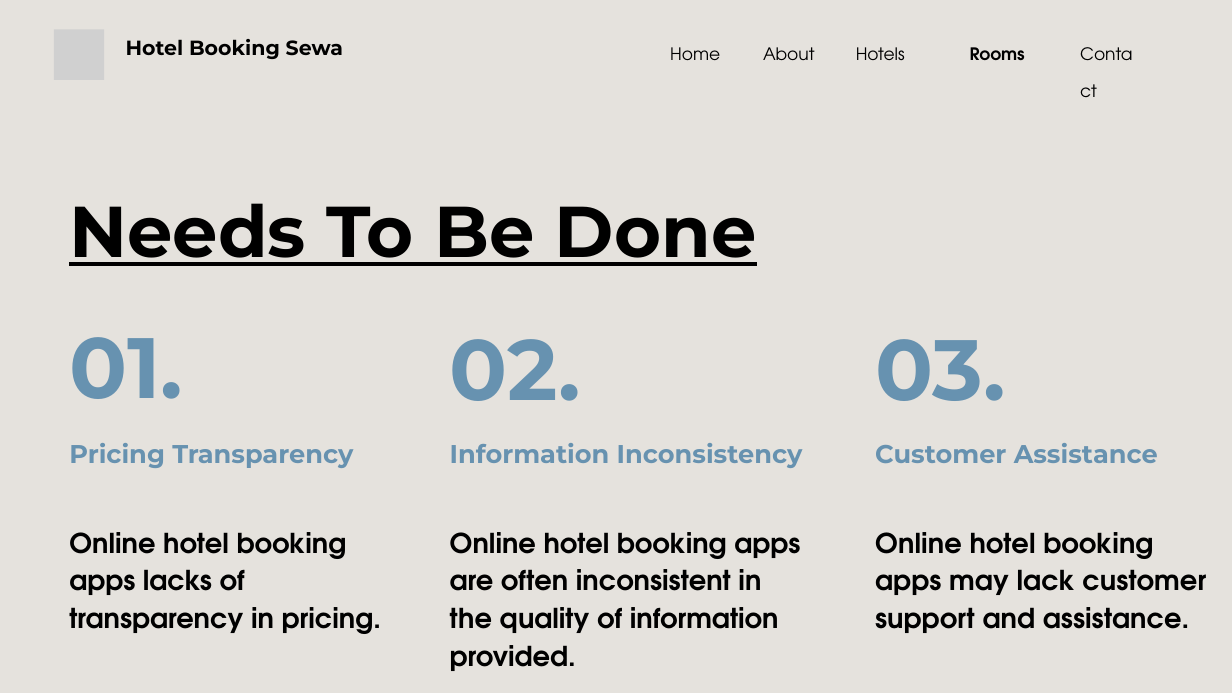
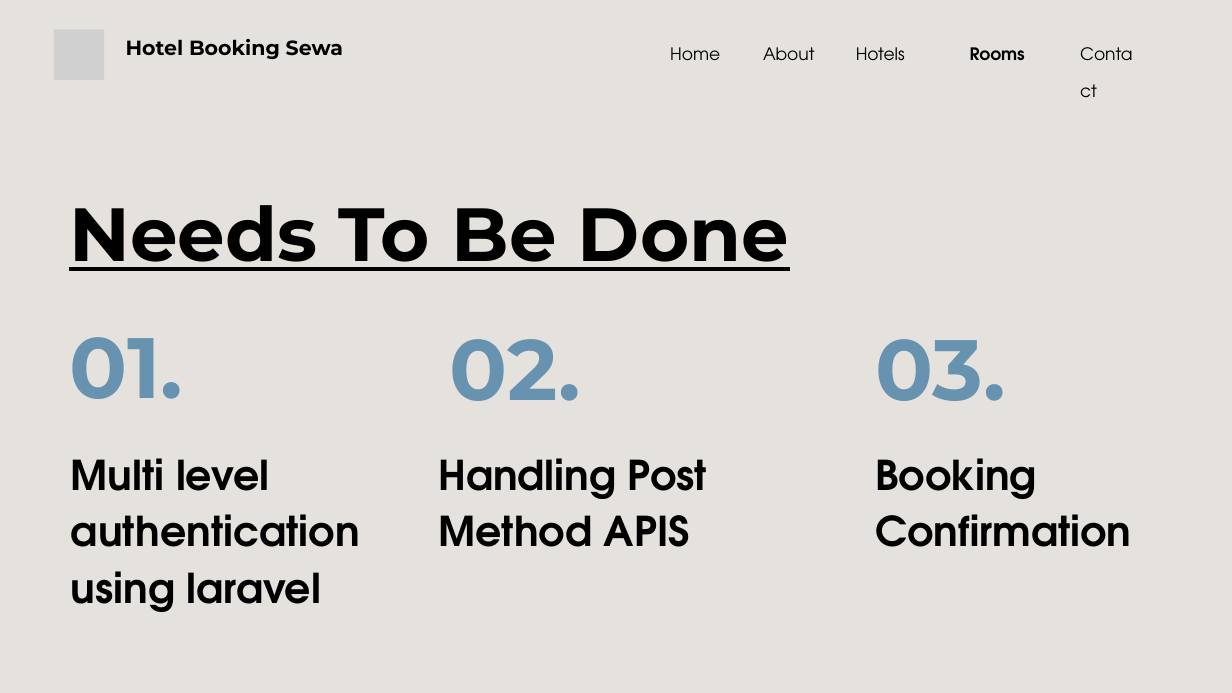
Before and after one commit to lgic-project/Hamro-booking-sewa-frontend, a slide deck: slide 4 of Documentation/Mid Term/MidTerm.Presentation.pptx. Drawn at 1232x693 pixels with LibreOffice and Linux fonts; fonts in the diff are those of the drawing; grey boxes stand for pictures. Boxes give left, top, right and bottom in pixels: in the first picture for what was removed or moved away, otherwise in the second. Text is boxed around its words. In the diff, an @@ line names an element or a change of style, - is before the commit and + after.

```diff
--- a/Documentation/Mid Term/MidTerm.Presentation.pptx
+++ b/Documentation/Mid Term/MidTerm.Presentation.pptx
@@ text "Needs To Be Done" at (69, 205, 789, 271): size 42 to 44 pt @@
@@ text removed at (69, 443, 353, 468) @@
-Pricing Transparency
@@ text removed at (450, 443, 803, 468) @@
-Information Inconsistency
@@ text removed at (875, 443, 1158, 463) @@
-Customer Assistance
@@ text at (71, 458, 360, 612): text changed; size 16 to 24 pt @@
-Online hotel booking apps lacks of transparency in pricing.
+Multi level authentication using laravel
@@ text at (438, 458, 707, 547): text changed; size 16 to 24 pt @@
-Online hotel booking apps are often inconsistent in the quality of information provided.
+Handling Post Method APIS
@@ text at (875, 458, 1131, 547): text changed; size 16 to 24 pt @@
-Online hotel booking apps may lack customer support and assistance.
+Booking Confirmation
```
Also in this commit, not shown: 4 other slides changed, 1 slide removed, 2 other files.
